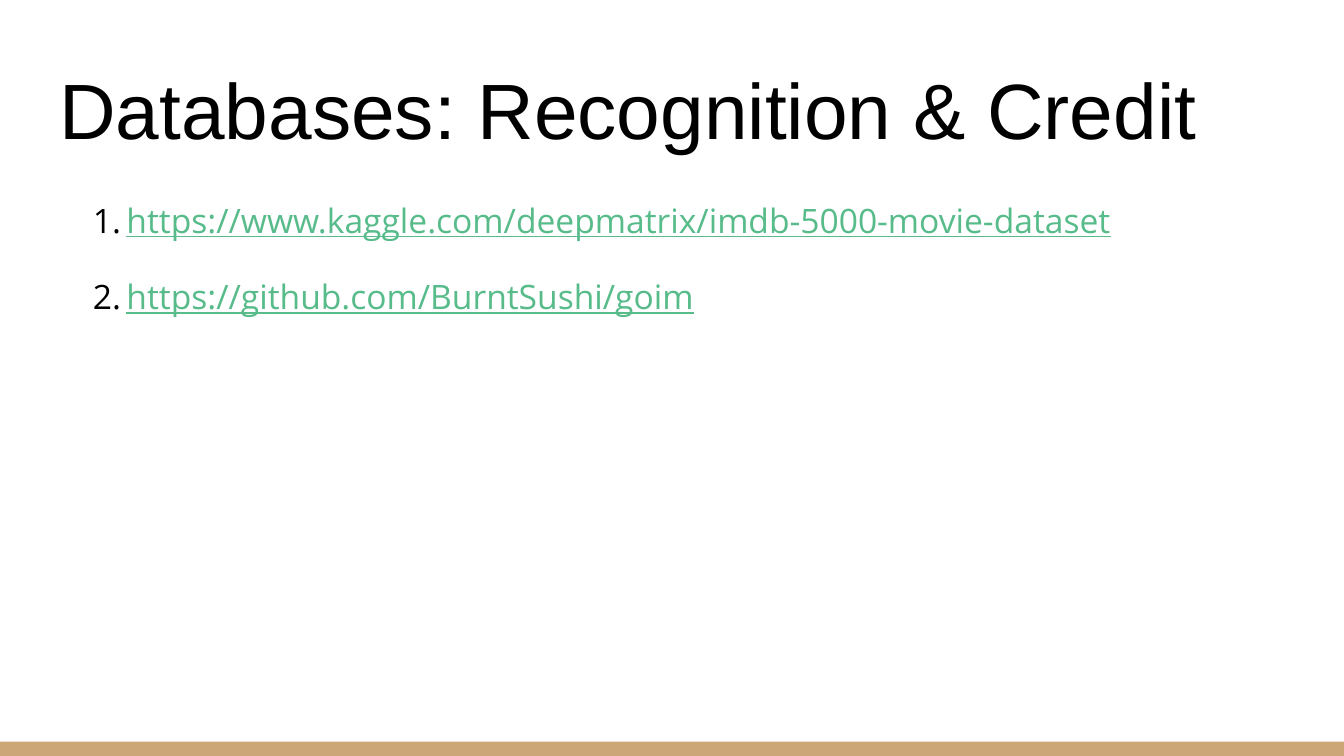
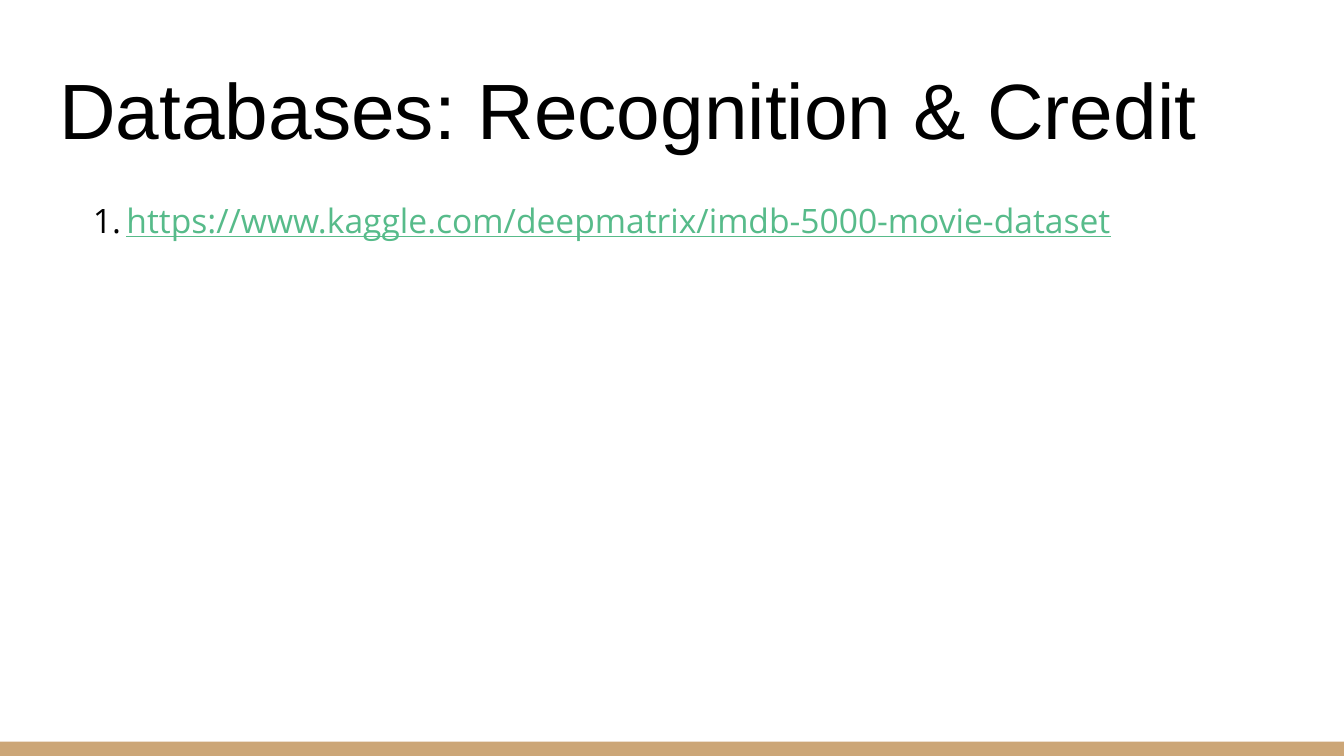
Before and after one commit to c-myau/discovie, a slide deck: slide 14 of docs/Discovie.pptx. Drawn at 1344x756 pixels with LibreOffice and Linux fonts; fonts in the diff are those of the drawing. Boxes give left, top, right and bottom in pixels: in the first picture for what was removed or moved away, otherwise in the second. Text is boxed around its words. In the diff, an @@ line names an element or a change of style, - is before the commit and + after.

```diff
--- a/docs/Discovie.pptx
+++ b/docs/Discovie.pptx
@@ text at (x1=126, y1=283, x2=693, y2=317): paragraph removed @@
-2. https://github.com/BurntSushi/goim
```
Also in this commit, not shown: 1 other file.
